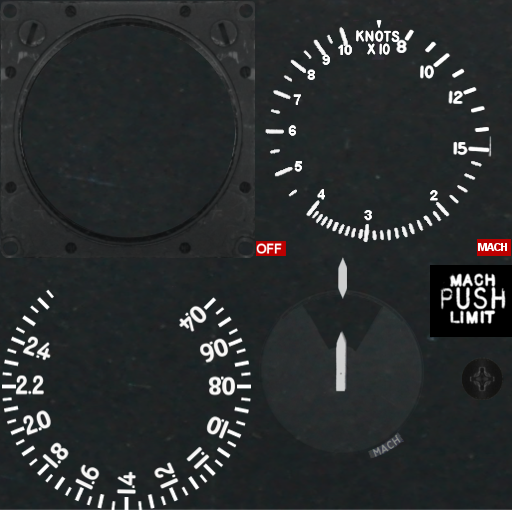
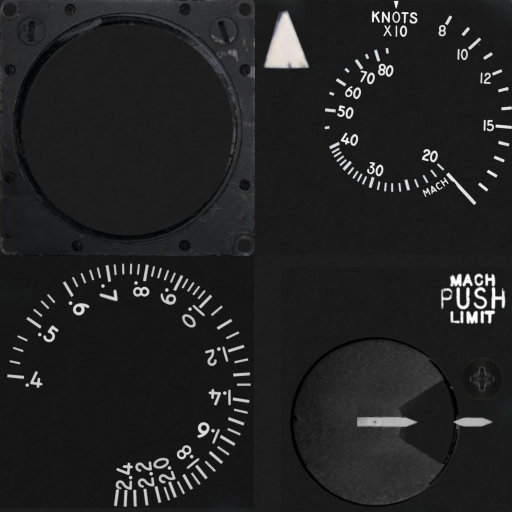
Layered file, before and after one edit (512 × 512). Changes by layer:
moved "machlimit copy" into group "old-model" over (x1=430, y1=265, x2=512, y2=337)
moved "Pasted Layer" into group "old-model" over (x1=256, y1=239, x2=511, y2=256)
renamed "Pasted Layer #2" to "inner dial", moved it into group "old-model" over (x1=259, y1=257, x2=424, y2=459)
renamed "Pasted Layer #1" to "mach-scale", moved it into group "old-model" over (x1=2, y1=286, x2=252, y2=511)
moved "airspeed" into group "old-model" over (x1=265, y1=19, x2=492, y2=243)
added layer "mach-scale copy" above "Pasted Layer #1" over (x1=6, y1=263, x2=251, y2=507)
added layer "Pasted Layer #1" above "inner-knots-ticks copy" over (x1=371, y1=0, x2=512, y2=217)
added layer "inner-knots-ticks copy" above "inner-circle" over (x1=324, y1=47, x2=445, y2=193)
added layer "newmount" above "mount" over (x1=0, y1=0, x2=255, y2=256)
moved "mount" above "inner dial #1", painted on it over (x1=0, y1=0, x2=255, y2=258)
added layer "inner dial #1" above "marker" over (x1=289, y1=337, x2=494, y2=509)
added layer "marker" above "background" over (x1=262, y1=9, x2=311, y2=70)
renamed "button" to "background", showed it, painted on it over (x1=0, y1=0, x2=512, y2=512)
painted on "Pasted Layer #4" over (x1=0, y1=0, x2=512, y2=512)
showed "Layer" over (x1=0, y1=0, x2=512, y2=512)
